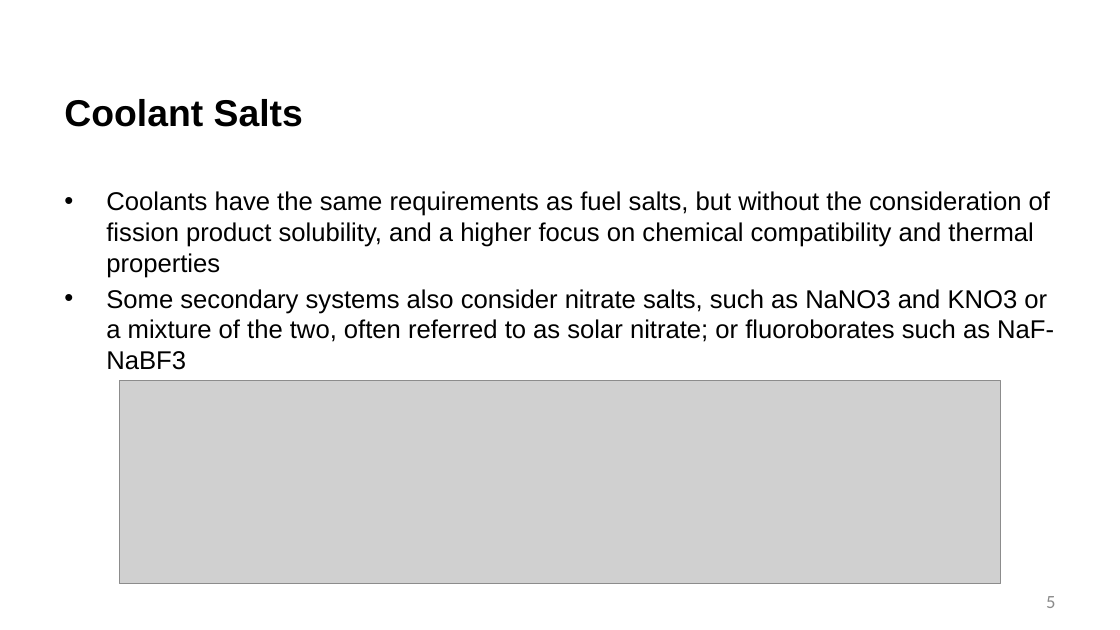
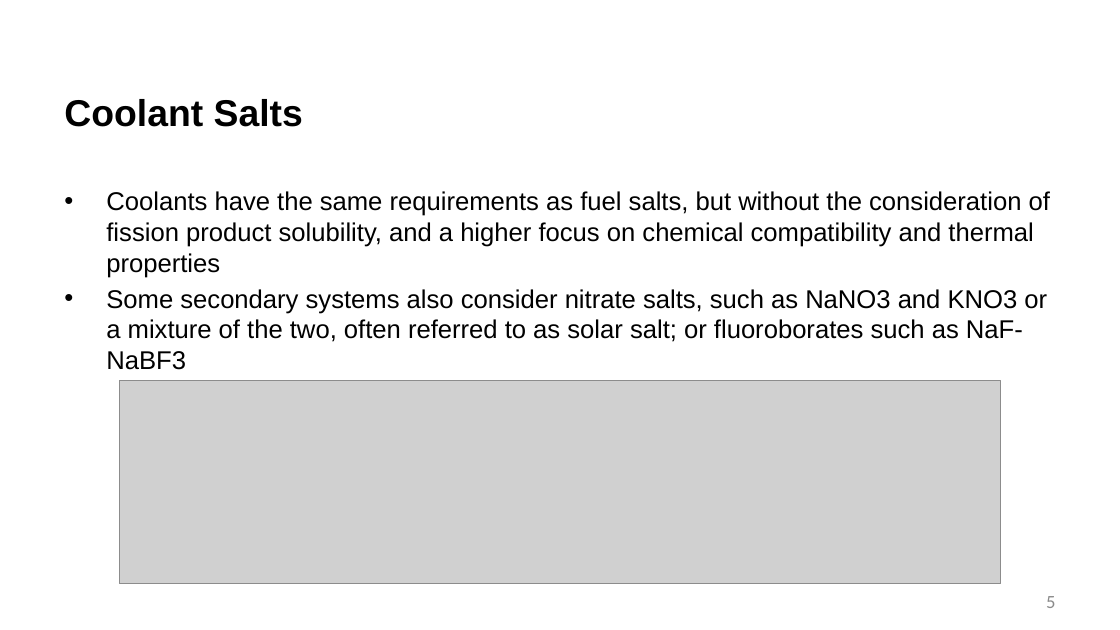
Before and after one commit to benbeeler/TEACHING, a slide deck: slide 5 of Advanced Reactor Materials/Fall2026/Lec14_MoltenSalts.pptx. Drawn at 1120x630 pixels with LibreOffice and Linux fonts; fonts in the diff are those of the drawing; grey boxes stand for pictures; background and template pictures are left out. Boxes give left, top, right and bottom in pixels: in the first picture for what was removed or moved away, otherwise in the second. Text is boxed around its words. In the diff, an @@ line names an element or a change of style, - is before the commit and + after.

```diff
--- a/Advanced Reactor Materials/Fall2026/Lec14_MoltenSalts.pptx
+++ b/Advanced Reactor Materials/Fall2026/Lec14_MoltenSalts.pptx
@@ text at (x1=106, y1=289, x2=1047, y2=370): text changed @@
-• Some secondary systems also consider nitrate salts, such as NaNO3 and KNO3 or a mixture of the two, often referred to as solar nitrate; or fluoroborates such as NaF-NaBF3
+• Some secondary systems also consider nitrate salts, such as NaNO3 and KNO3 or a mixture of the two, often referred to as solar salt; or fluoroborates such as NaF-NaBF3
```
Also in this commit, not shown: 13 other slides changed, 1 slide added, 24 slides removed, 17 other files.
